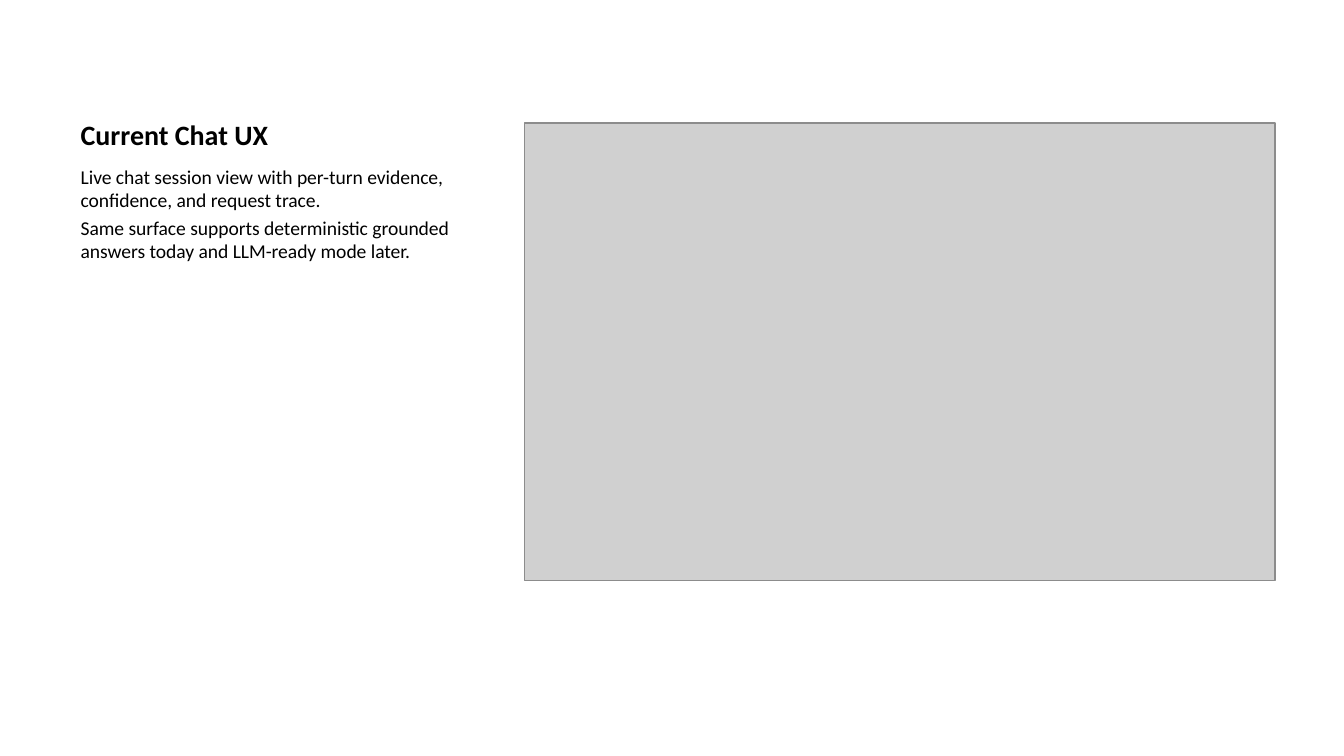
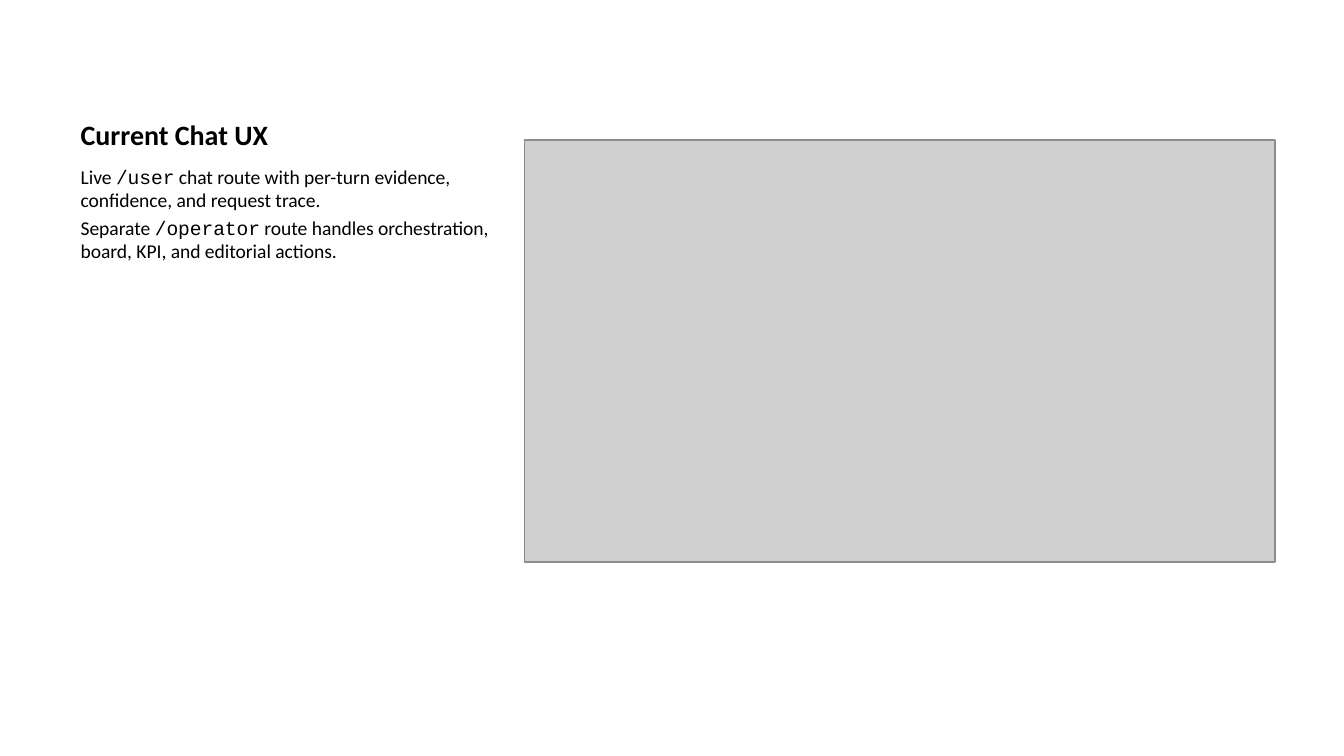
Before and after one commit to UM-KGPI/NapcoreHelpdesk, a slide deck: slide 13 of dist/napcore-helpdesk-presentation.pptx (slide 14 before the commit). Drawn at 1344x756 pixels with LibreOffice and Linux fonts; fonts in the diff are those of the drawing; grey boxes stand for pictures. Boxes give left, top, right and bottom in pixels: in the first picture for what was removed or moved away, otherwise in the second. Text is boxed around its words. In the diff, an @@ line names an element or a change of style, - is before the commit and + after.

Commit message:
Split demo routes and refresh presentation assets

```diff
--- a/dist/napcore-helpdesk-presentation.pptx
+++ b/dist/napcore-helpdesk-presentation.pptx
@@ picture: place and size @@
-picture at <box>524,124,1274,581</box>
+picture at <box>524,140,1274,562</box>
@@ text at <box>81,170,489,261</box>: text changed @@
-Live chat session view with per-turn evidence, confidence, and request trace.
-Same surface supports deterministic grounded answers today and LLM-ready mode later.
+Live /user chat route with per-turn evidence, confidence, and request trace.
+Separate /operator route handles orchestration, board, KPI, and editorial actions.
```
Also in this commit, not shown: 4 other slides changed, 1 slide removed, 29 other files.
